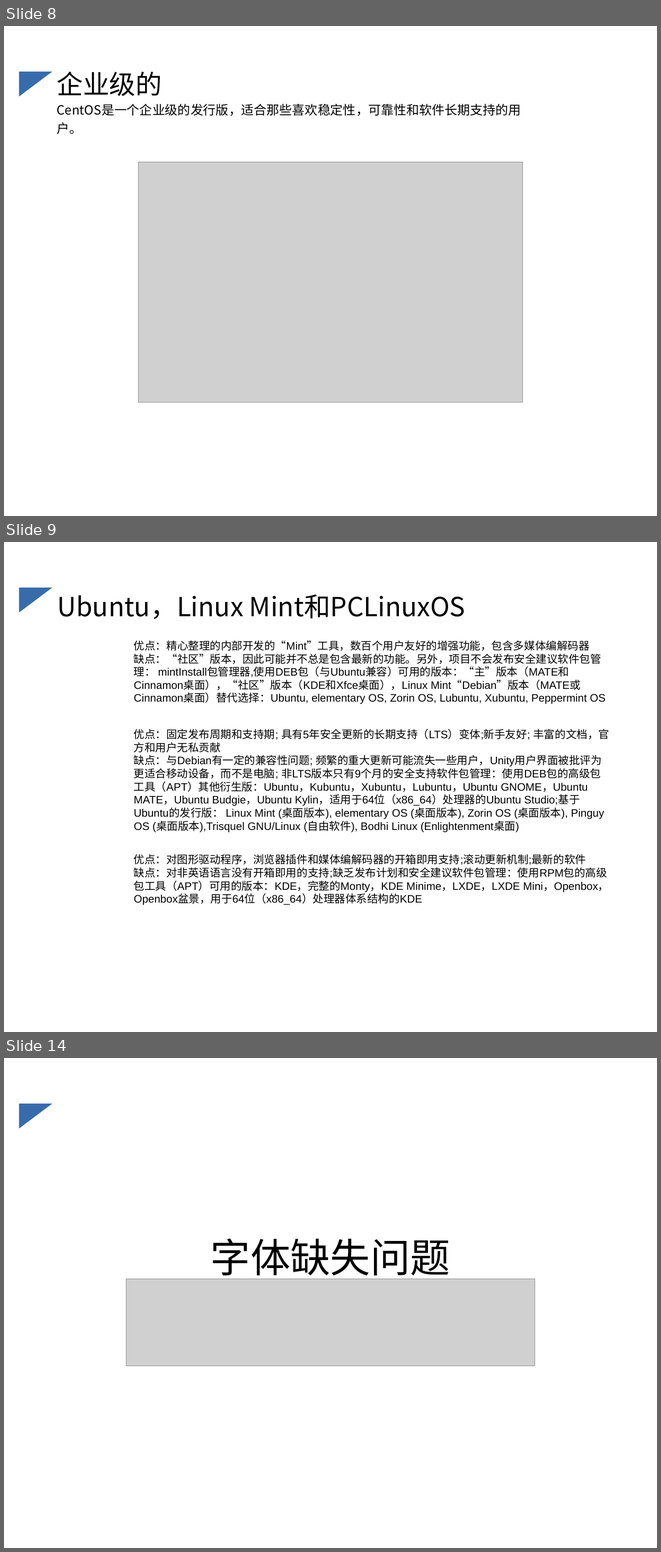
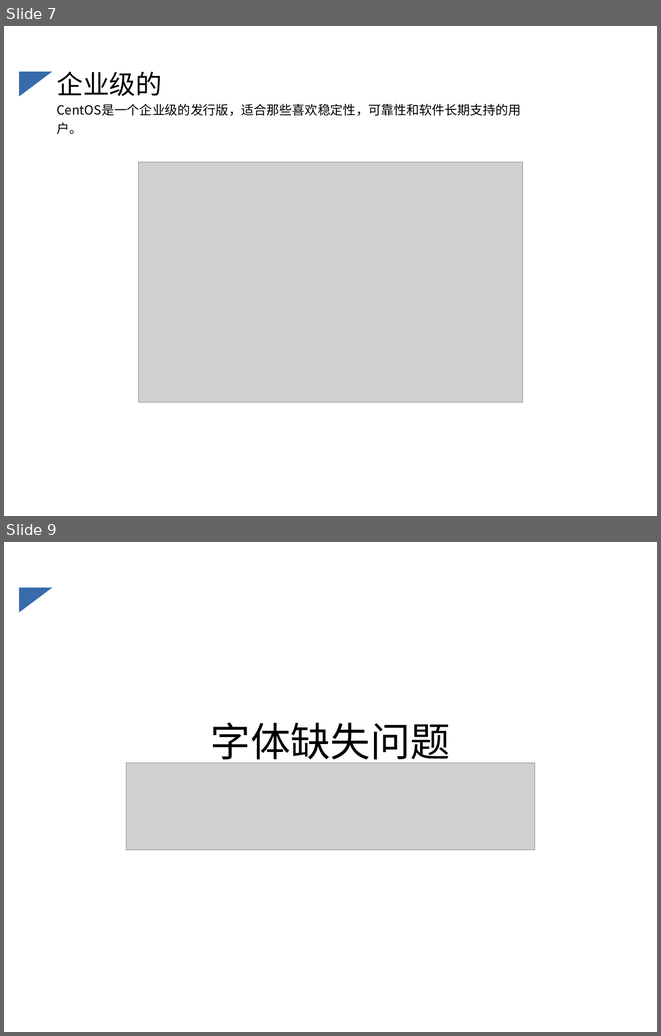
Before and after one commit to caoyang7/caoyang.github.io, a slide deck: _posts/Linux的发行版本.ppt. Shown one above the other, each under a label of ours: slides 8, 9 and 14 before the commit, slides 7 and 9 after it; the slides between them are not shown. The pictures are 661x1552 and 661x1036 pixels, drawn with LibreOffice and Linux fonts; fonts in the diff are those of the drawing; grey boxes stand for pictures. Boxes give left, top, right and bottom in pixels: in the first picture for what was removed or moved away, otherwise in the second. Text is boxed around its words. In the diff, an @@ line names an element or a change of style, - is before the commit and + after.

```diff
--- a/_posts/Linux的发行版本.ppt
+++ b/_posts/Linux的发行版本.ppt
@@ slide 9 removed at (x1=4, y1=542, x2=657, y2=1032), background #FFFFFF; not listed: 1 template element that a slide beside it also shows @@
@@ title removed at (x1=57, y1=594, x2=466, y2=619) @@
-Ubuntu，Linux Mint和PCLinuxOS
@@ text removed at (x1=134, y1=640, x2=606, y2=704) @@
-优点：精心整理的内部开发的“Mint”工具，数百个用户友好的增强功能，包含多媒体编解码器
-缺点：“社区”版本，因此可能并不总是包含最新的功能。另外，项目不会发布安全建议软件包管理： mintInstall包管理器,使用DEB包（与Ubuntu兼容）可用的版本：“主”版本（MATE和Cinnamon桌面），“社区”版本（KDE和Xfce桌面），Linux Mint“Debian”版本（MATE或Cinnamon桌面）替代选择：Ubuntu, elementary OS, Zorin OS, Lubuntu, Xubuntu, Peppermint OS
@@ text removed at (x1=134, y1=729, x2=610, y2=832) @@
-优点：固定发布周期和支持期; 具有5年安全更新的长期支持（LTS）变体;新手友好; 丰富的文档，官方和用户无私贡献
-缺点：与Debian有一定的兼容性问题; 频繁的重大更新可能流失一些用户，Unity用户界面被批评为更适合移动设备，而不是电脑; 非LTS版本只有9个月的安全支持软件包管理：使用DEB包的高级包工具（APT）其他衍生版：Ubuntu，Kubuntu，Xubuntu，Lubuntu，Ubuntu GNOME，Ubuntu MATE，Ubuntu Budgie，Ubuntu Kylin，适用于64位（x86_64）处理器的Ubuntu Studio;基于Ubuntu的发行版： Linux Mint (桌面版本), elementary OS (桌面版本), Zorin OS (桌面版本), Pinguy OS (桌面版本),Trisquel GNU/Linux (自由软件), Bodhi Linux (Enlightenment桌面)
@@ text removed at (x1=134, y1=854, x2=609, y2=905) @@
-优点：对图形驱动程序，浏览器插件和媒体编解码器的开箱即用支持;滚动更新机制;最新的软件
-缺点：对非英语语言没有开箱即用的支持;缺乏发布计划和安全建议软件包管理：使用RPM包的高级包工具（APT）可用的版本：KDE，完整的Monty，KDE Minime，LXDE，LXDE Mini，Openbox，Openbox盆景，用于64位（x86_64）处理器体系结构的KDE
@@ what was slide 8 is now slide 7 @@
@@ what was slide 14 is now slide 9 @@
```
Also in this commit, not shown: 3 slides changed, 1 slide added, 5 other slides removed, 3 other files.
